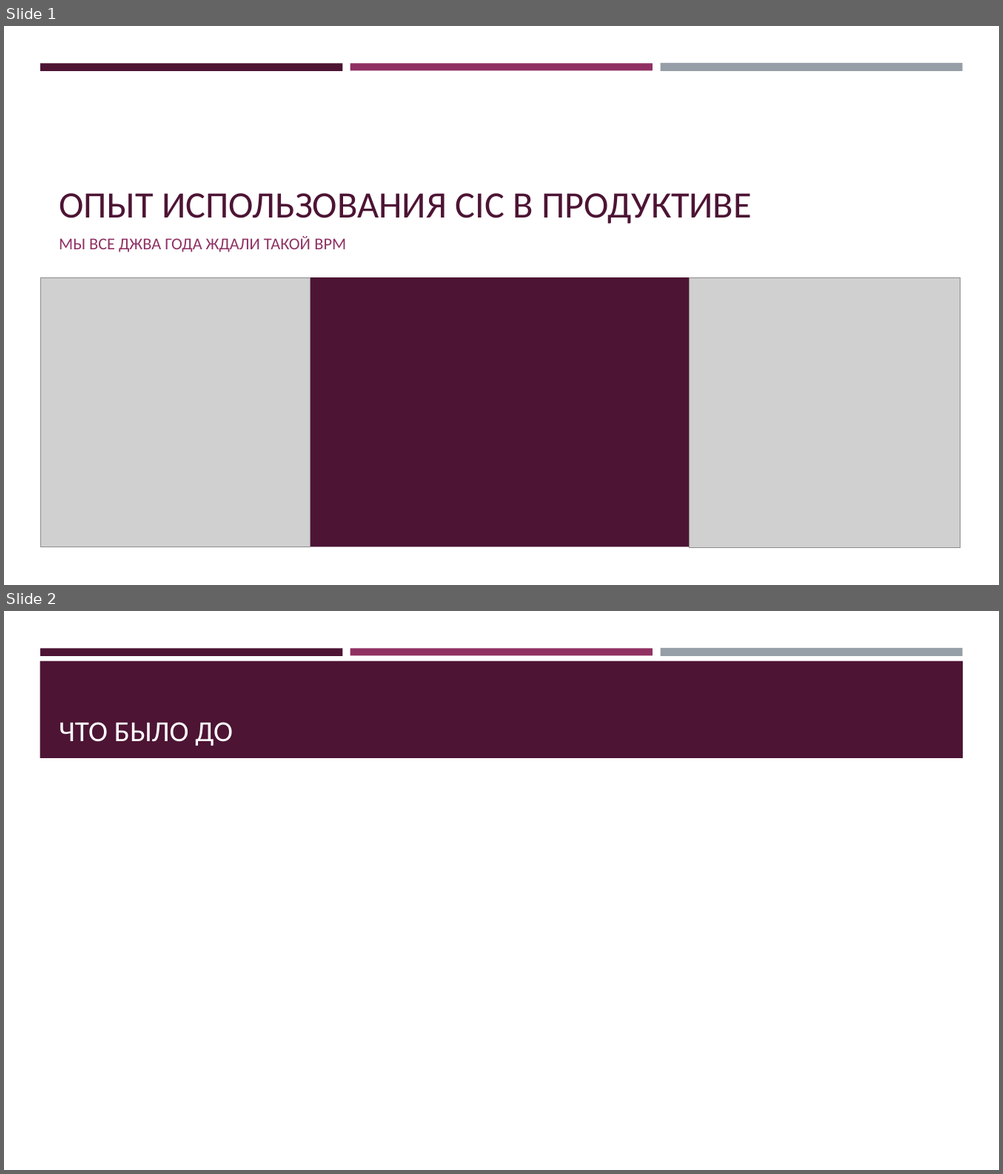
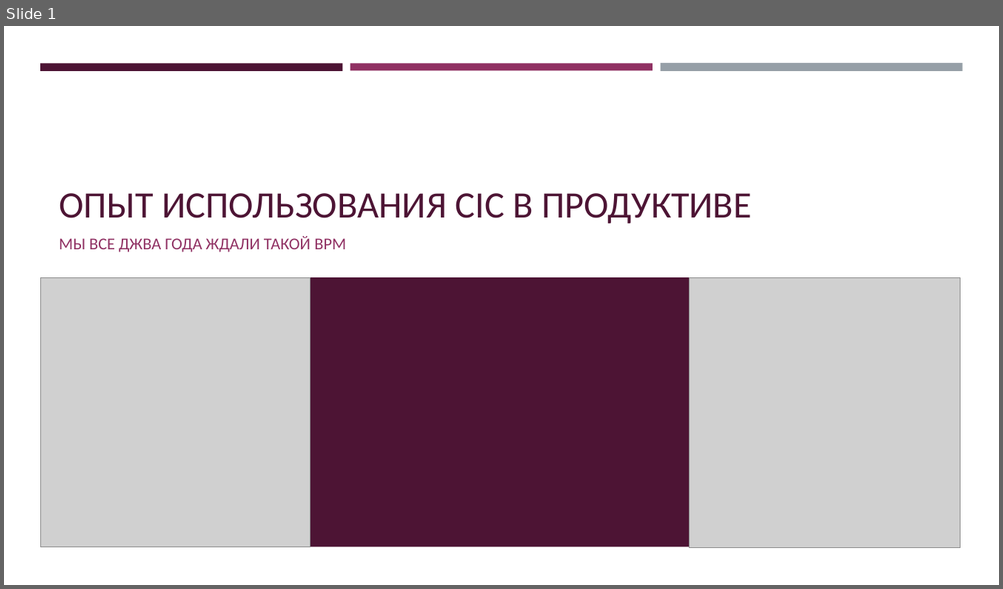
Before and after one commit to rsugio/PIMON, a slide deck: PIMON-2023/PIMON-2023_CIC.pptx. Shown one above the other, each under a label of ours: slides 1 and 2 before the commit, slide 1 after it. The pictures are 1003x1174 and 1003x589 pixels, drawn with LibreOffice and Linux fonts; fonts in the diff are those of the drawing; grey boxes stand for pictures. Boxes give left, top, right and bottom in pixels: in the first picture for what was removed or moved away, otherwise in the second. Text is boxed around its words. In the diff, an @@ line names an element or a change of style, - is before the commit and + after.

```diff
--- a/PIMON-2023/PIMON-2023_CIC.pptx
+++ b/PIMON-2023/PIMON-2023_CIC.pptx
@@ slide 2 removed at <box>4,611,999,1170</box>, background #FFFFFF; not listed: 3 template elements that a slide beside it also shows @@
@@ rectangle removed at <box>40,661,963,758</box> @@
@@ title removed at <box>59,722,233,746</box> @@
-ЧТО БЫЛО ДО
```
Also in this commit, not shown: 2 slides changed, 16 slides added, 8 other files.
